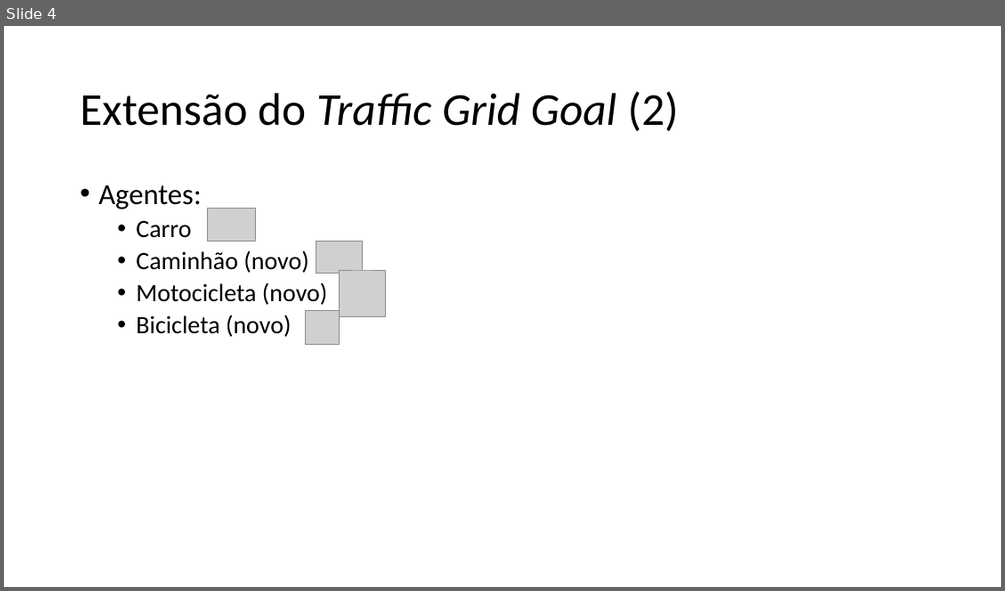
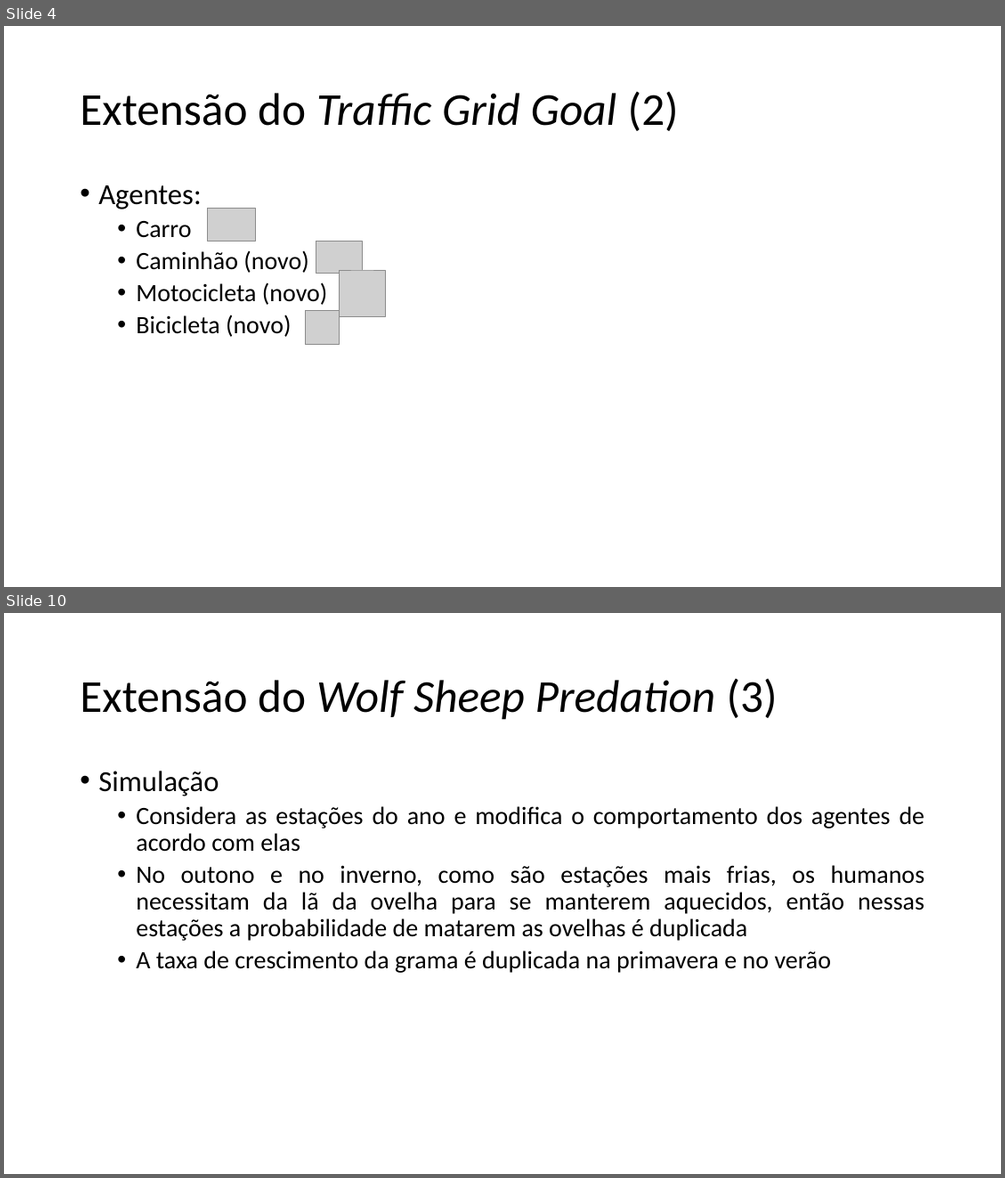
Before and after one commit to rejunges/SimulacaoSocial, a slide deck: Trabalho Netlogo.pptx. Shown one above the other, each under a label of ours: slide 4 before the commit, slides 4 and 10 after it; the slides between them are not shown. The pictures are 1005x591 and 1005x1178 pixels, drawn with LibreOffice and Linux fonts; fonts in the diff are those of the drawing; grey boxes stand for pictures. Boxes give left, top, right and bottom in pixels: in the first picture for what was removed or moved away, otherwise in the second. Text is boxed around its words. In the diff, an @@ line names an element or a change of style, - is before the commit and + after.

```diff
--- a/Trabalho Netlogo.pptx
+++ b/Trabalho Netlogo.pptx
@@ slide 10 added at <box>4,613,1001,1174</box>, background #FFFFFF @@
@@ title added at <box>80,678,777,720</box>, 44 pt, text #000000, italic @@
+Extensão do Wolf Sheep Predation (3)
@@ text added at <box>98,771,925,973</box>, 24 pt, text #000000 @@
+• Simulação
+  • Considera as estações do ano e modifica o comportamento dos agentes de acordo com elas
+  • No outono e no inverno, como são estações mais frias, os humanos necessitam da lã da ovelha para se manterem aquecidos, então nessas estações a probabilidade de matarem as ovelhas é duplicada
+  • A taxa de crescimento da grama é duplicada na primavera e no verão
```
Also in this commit, not shown: 4 slides changed, 7 other slides added, 1 other file.
